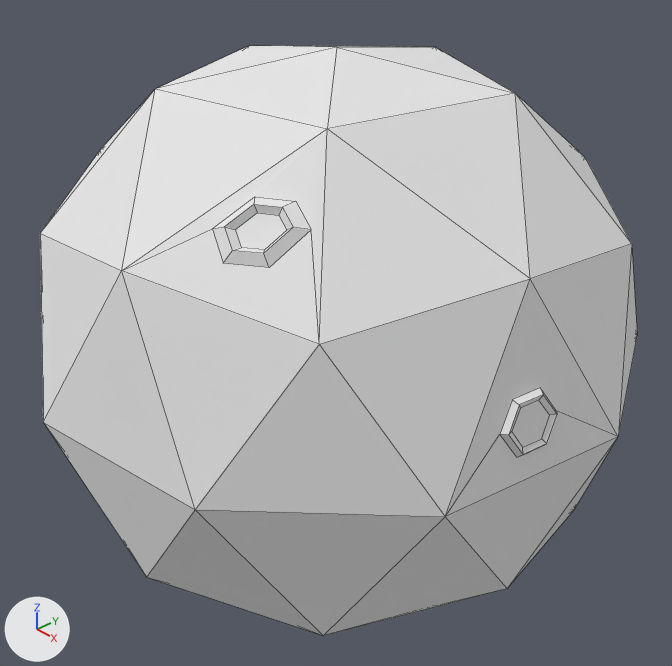
One commit to the Blender file res/res/entities/planet/planet.blend: the scene before it, then after it.
The view is the same before and after, from a 50 mm lens placed at (2.054, -1.921, 1.542), pointed at (0.0, -0.011, 0.001). The lights are fixed; the arrows at lower left show +X, +Y and +Z. Mesh edges are drawn as thin lines.
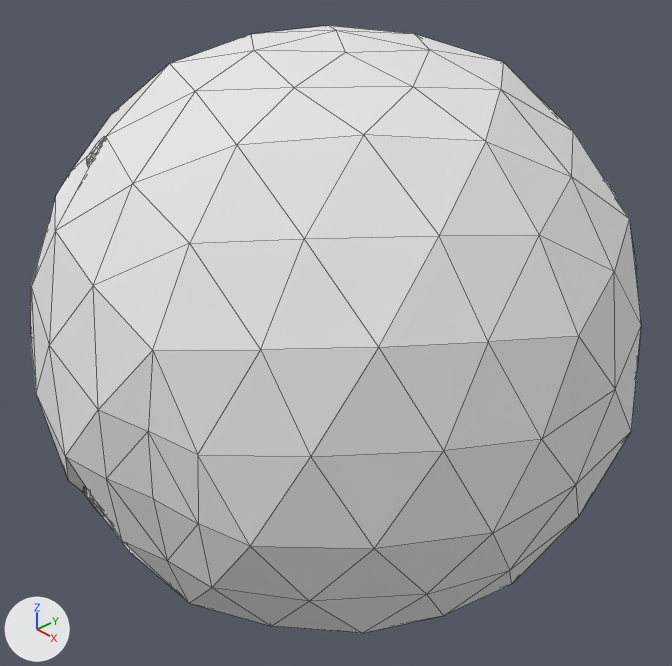
Commit message: New planet model

The edits, one by one:
me_icosphere_003 is used by ob_icosphere_001; location (-0.011, 0.001, 0.007); rotation (0.0, 0.0, -2.05), in degrees (0, 0, -117); scale (0.254, 0.254, 0.254).
me_icosphere_003 had 151 vertices, 166 faces and spanned x -3.84..3.83, y -4.03..4.03, z -3.6..3.73.
me_icosphere_003 now has 538 vertices, 610 faces and spans x -3.96..3.96, y -4.03..4.03, z -3.6..3.73.
me_icosphere_003 part 1: 387 vertices added at x -3.96..3.96, y -3.87..3.87, z -3.57..3.65.
Object 'Icosphere.001' (ob_icosphere_001) moves from (-0.011, 0.001, 0.007) to (-0.01, 0.001, 0.02).
Object 'Icosphere.001' (ob_icosphere_001) turns from (0, 0, -117) to (2.9, 5.7, -1.2) degrees about x, y and z.

What differs and where, as boxes (x1, y1, x2, y2) in the pictures (672 x 666 px):
'Icosphere.001', reshaped, moved, turned: before (40, 45, 637, 635); after (31, 26, 641, 633)
part 1 of me_icosphere_003, added: after (31, 26, 641, 633)
